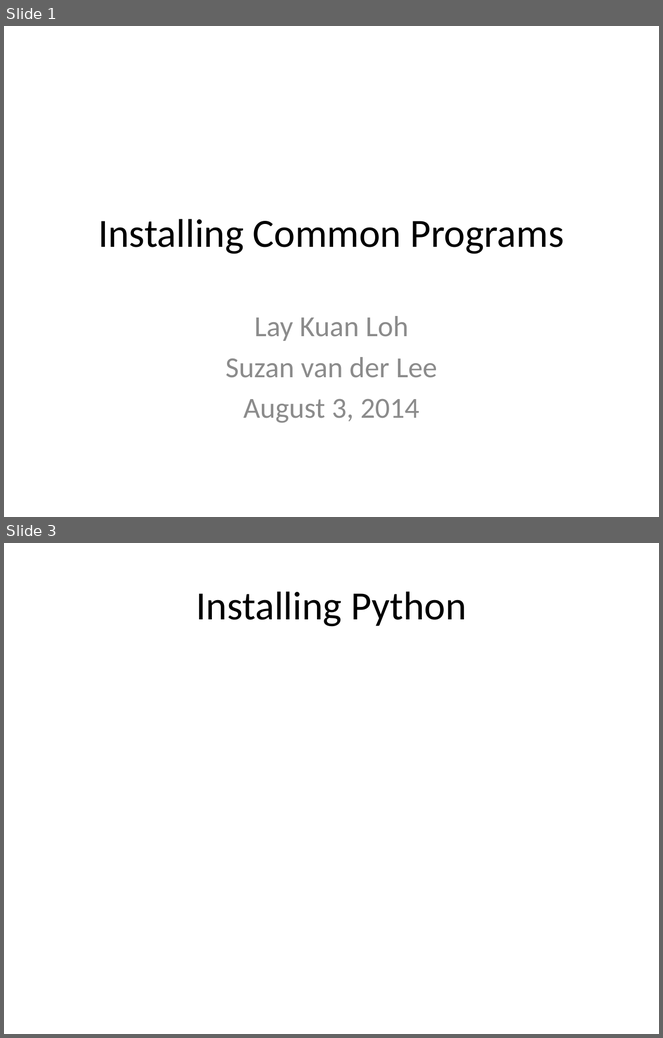
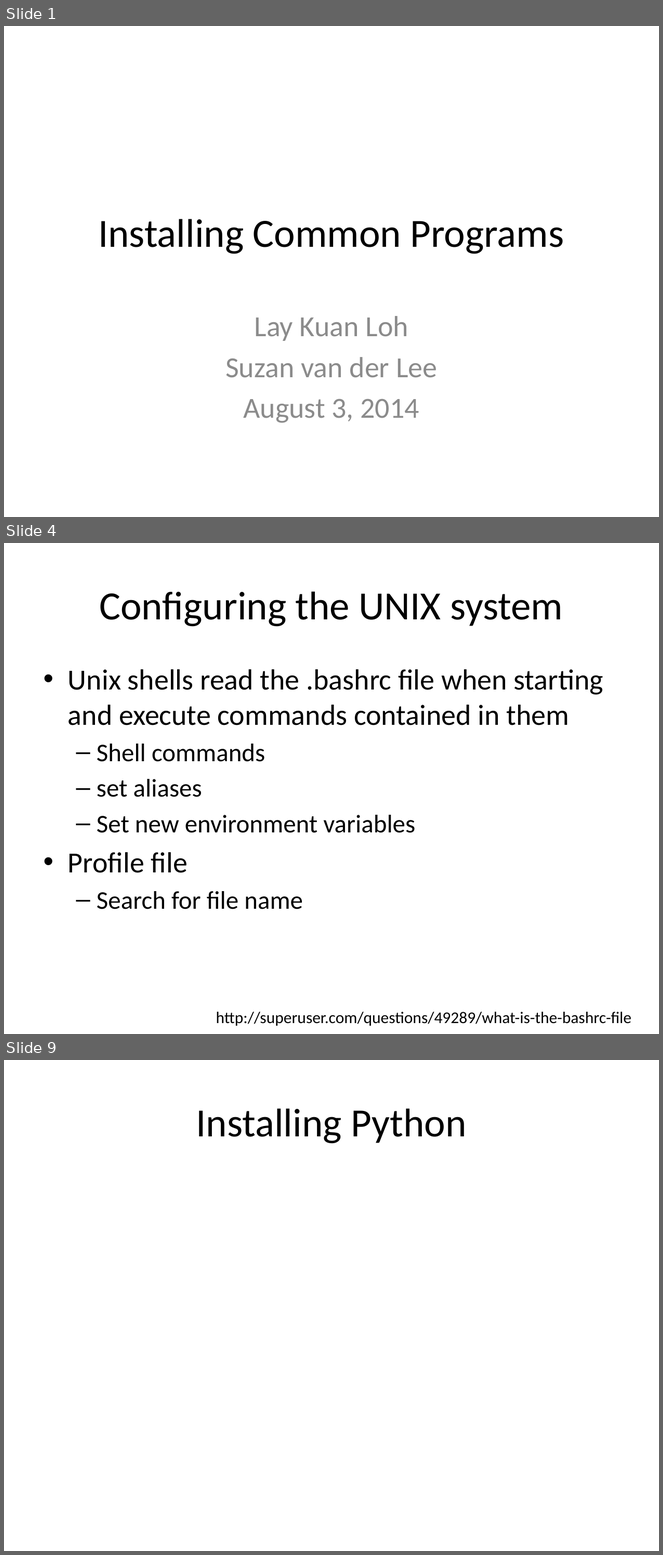
Before and after one commit to lkloh/USArray, a slide deck: InstallingCommonPrograms/InstallingCommonPrograms.pptx. Shown one above the other, each under a label of ours: slides 1 and 3 before the commit, slides 1, 4 and 9 after it; the slides between them are not shown. The pictures are 663x1038 and 663x1555 pixels, drawn with LibreOffice and Linux fonts; fonts in the diff are those of the drawing. Boxes give left, top, right and bottom in pixels: in the first picture for what was removed or moved away, otherwise in the second. Text is boxed around its words. In the diff, an @@ line names an element or a change of style, - is before the commit and + after.

```diff
--- a/InstallingCommonPrograms/InstallingCommonPrograms.pptx
+++ b/InstallingCommonPrograms/InstallingCommonPrograms.pptx
@@ slide 4 added at [4, 543, 659, 1034], background #FFFFFF @@
@@ title added at [99, 591, 563, 627], 44 pt, text #000000 @@
+Configuring the UNIX system
@@ text added at [68, 669, 604, 910], 32 pt, text #000000 @@
+• Unix shells read the .bashrc file when starting and execute commands contained in them
+  – Shell commands
+  – set aliases
+  – Set new environment variables
+• Profile file
+  – Search for file name
@@ text added at [216, 1012, 632, 1026], 18 pt, text #000000 @@
+http://superuser.com/questions/49289/what-is-the-bashrc-file
@@ what was slide 3 is now slide 9 @@
```
Also in this commit, not shown: 2 slides changed, 4 other slides added, 1 slide removed, 9 other files.
